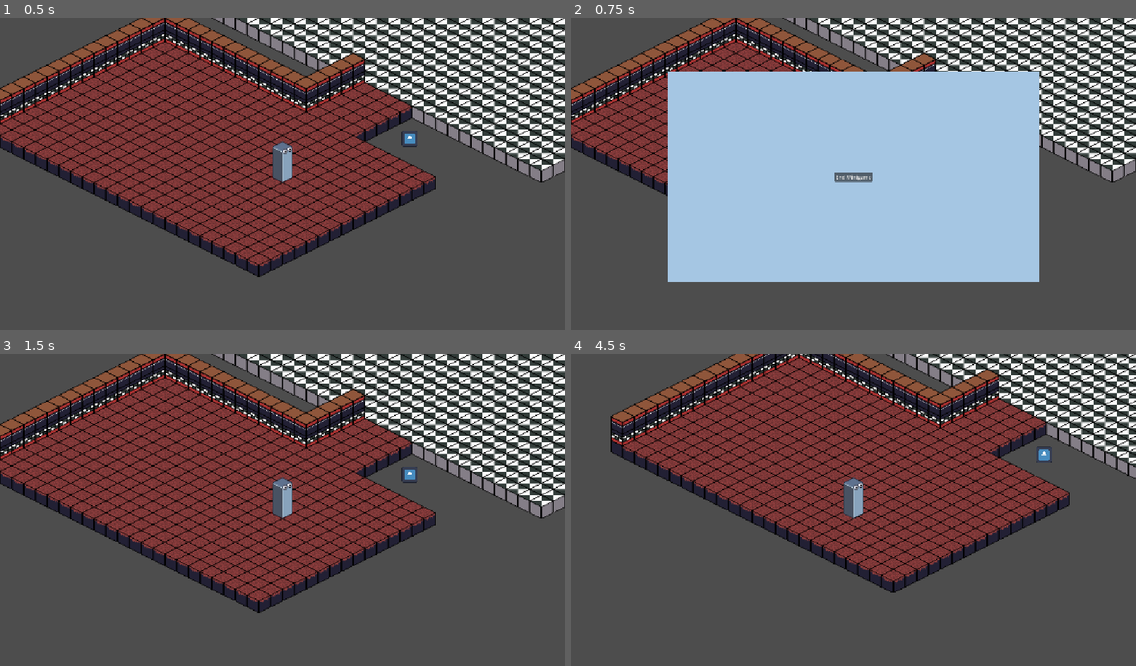
Above: before the commit, frames 1-4 (two rows, left to right).
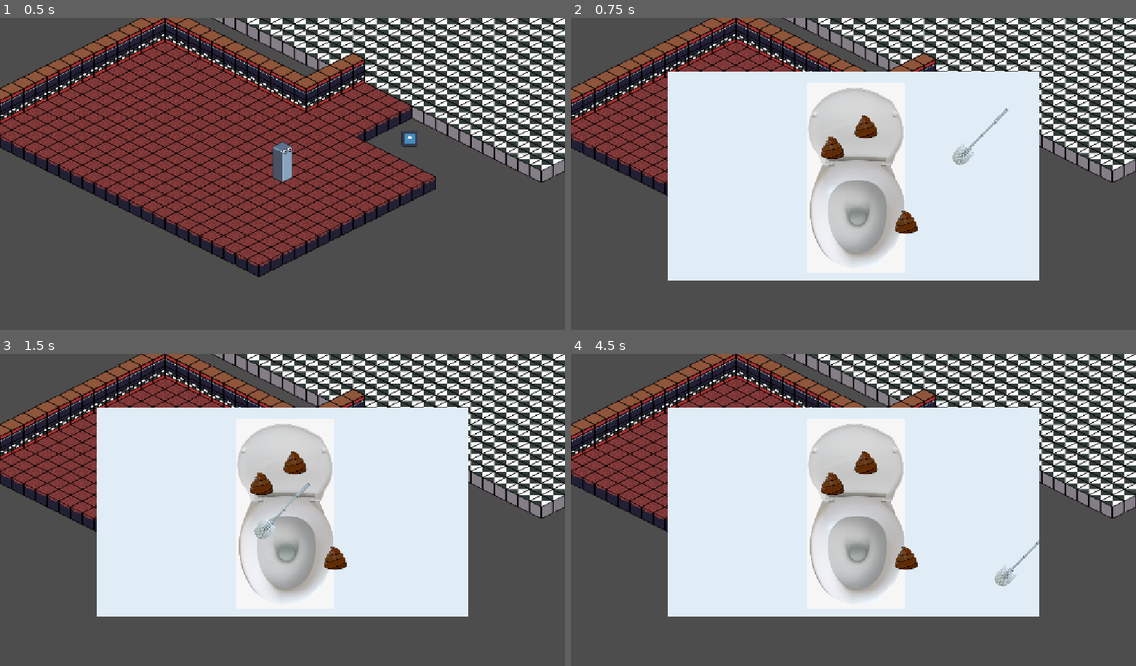
Above: after the commit, the same moments.

Repository: GidoVerhoef/Game-Jam-Vierjaardag
Game: Godot game, scene res://scenes/main.tscn
The game is run twice, just before and just after one commit, with the same random seed, the same clock (stepped at 60 frames per second) and the same inputs. The engine's default icon, where the game draws it, is replaced by a stand-in: a white triangle on a blue panel in a dark square.
Inputs (mouse positions are in pixels of both pictures, inside the frame that each line leads up to):
- Up to frame 1 (0.5 s): no input
- Up to frame 2 (0.75 s): tap Enter at 0.5 s; move the mouse to (983, 139) at 0.52 s; click (983, 139) at 0.67 s
- Up to frame 3 (1.5 s): click (282, 513) at 1.25 s, where only the run before the commit has a clickable "End Minigame"
- Up to frame 4 (4.5 s): tap Space at 2 s; move the mouse to (740, 528) at 2.02 s; click (740, 528) at 2.17 s; move the mouse to (910, 444) at 2.77 s; click (910, 444) at 2.92 s; move the mouse to (825, 575) at 3.52 s; click (825, 575) at 3.67 s; move the mouse to (1023, 559) at 4.27 s; click (1023, 559) at 4.42 s

Frame 1 is identical in both runs. In frame 2, 44% of the frame differs, in the area x 17-83%, y 17-85%; in frame 3, 44%; in frame 4, 65%, in the area x 0-100%, y 0-85%.

Commit message:
Poep minigame
/SHOUT OUT
Dikke SO naar poep

Diff:
--- /dev/null
+++ b/gamejam--verjaardag/scenes/control_brush.gd
@@ -0,0 +1,4 @@
+extends CharacterBody2D
+
+func _physics_process(_delta: float) -> void:
+	global_position = get_global_mouse_position()
--- a/gamejam--verjaardag/scenes/main.tscn
+++ b/gamejam--verjaardag/scenes/main.tscn
@@ -89,7 +89,7 @@
 [node name="Interactable" type="Area2D" parent="Tilemap/Computer" unique_id=738998556]
 position = Vector2(173, -52)
 script = ExtResource("8_jbj1t")
-minigame = "minigame"
+minigame = "wc_minigame"
 
 [node name="CollisionShape2D" type="CollisionShape2D" parent="Tilemap/Computer/Interactable" unique_id=894783597]
 shape = SubResource("RectangleShape2D_krr40")
--- /dev/null
+++ b/gamejam--verjaardag/scenes/poep_en_plas.tscn
@@ -0,0 +1,19 @@
+[gd_scene format=3 uid="uid://deqs0oa68lq5h"]
+
+[ext_resource type="Texture2D" uid="uid://dhhf2oe3ab7qk" path="res://assets/poop.png" id="1_6m1j5"]
+[ext_resource type="Script" uid="uid://bcoqr3dvptwxy" path="res://scripts/minigame_logic/poep.gd" id="1_iu4d1"]
+
+[sub_resource type="CircleShape2D" id="CircleShape2D_r1uh0"]
+radius = 38.63936
+
+[node name="Area2D" type="Area2D" unique_id=1499544018]
+z_index = 1
+script = ExtResource("1_iu4d1")
+
+[node name="Sprite2D" type="Sprite2D" parent="." unique_id=458341378]
+scale = Vector2(0.07, 0.07)
+texture = ExtResource("1_6m1j5")
+
+[node name="CollisionShape2D" type="CollisionShape2D" parent="." unique_id=1017962740]
+position = Vector2(3, 5)
+shape = SubResource("CircleShape2D_r1uh0")
--- /dev/null
+++ b/gamejam--verjaardag/scenes/wc_minigame.tscn
@@ -0,0 +1,54 @@
+[gd_scene format=3 uid="uid://coiih8vgs0hkb"]
+
+[ext_resource type="Script" uid="uid://blnaeduo53hgm" path="res://scripts/minigame_logic/minigame.gd" id="1_c7y21"]
+[ext_resource type="Script" uid="uid://cb0ke5yh05agh" path="res://scenes/control_brush.gd" id="2_lr8be"]
+[ext_resource type="Script" uid="uid://b6lls2fdbuugx" path="res://scripts/minigame_logic/DirtSpawner.gd" id="2_r1uh0"]
+[ext_resource type="Texture2D" uid="uid://ddofd8muf1k8t" path="res://assets/WcBorstel.png" id="3_r1uh0"]
+[ext_resource type="Texture2D" uid="uid://bdhiyx6sehnvs" path="res://assets/toilet.png" id="4_ca1a4"]
+
+[sub_resource type="CircleShape2D" id="CircleShape2D_yf5fn"]
+radius = 68.007355
+
+[node name="Minigame_Example" type="Node2D" unique_id=568703234]
+script = ExtResource("1_c7y21")
+
+[node name="CanvasLayer" type="CanvasLayer" parent="." unique_id=322323245]
+
+[node name="Control" type="Control" parent="CanvasLayer" unique_id=804206698]
+clip_contents = true
+layout_mode = 3
+anchors_preset = 15
+anchor_right = 1.0
+anchor_bottom = 1.0
+grow_horizontal = 2
+grow_vertical = 2
+metadata/_edit_use_anchors_ = true
+
+[node name="Node2D" type="Node2D" parent="CanvasLayer/Control" unique_id=1161162479]
+script = ExtResource("2_r1uh0")
+
+[node name="ColorRect" type="ColorRect" parent="CanvasLayer/Control" unique_id=1567081019]
+layout_mode = 1
+anchors_preset = 15
+anchor_right = 1.0
+anchor_bottom = 1.0
+grow_horizontal = 2
+grow_vertical = 2
+color = Color(0.8787126, 0.9239255, 0.96452373, 1)
+metadata/_edit_use_anchors_ = true
+
+[node name="Toilet" type="Sprite2D" parent="CanvasLayer/Control" unique_id=1465722947]
+position = Vector2(584, 327)
+texture = ExtResource("4_ca1a4")
+
+[node name="CharacterBody2D" type="CharacterBody2D" parent="CanvasLayer/Control" unique_id=1688263835]
+z_index = 1
+scale = Vector2(0.505, 0.505)
+script = ExtResource("2_lr8be")
+
+[node name="CollisionShape2D" type="CollisionShape2D" parent="CanvasLayer/Control/CharacterBody2D" unique_id=590742981]
+position = Vector2(-107, 97)
+shape = SubResource("CircleShape2D_yf5fn")
+
+[node name="Sprite2D" type="Sprite2D" parent="CanvasLayer/Control/CharacterBody2D" unique_id=1401404464]
+texture = ExtResource("3_r1uh0")
--- /dev/null
+++ b/gamejam--verjaardag/scripts/minigame_logic/DirtSpawner.gd
@@ -0,0 +1,41 @@
+extends Node2D
+
+var dirt_scene = preload("res://scenes/poep_en_plas.tscn")
+
+var aantal = 3
+var cleaned = 0
+
+@onready var toilet: Sprite2D = $"../Toilet"
+
+
+func _ready():
+	randomize()
+
+	for i in range(aantal):
+		spawn_dirt()
+
+
+func spawn_dirt():
+	var dirt = dirt_scene.instantiate()
+	add_child(dirt)
+
+	var size = toilet.texture.get_size() * toilet.scale
+
+	var random_offset = Vector2(
+		randf_range(-size.x / 2, size.x / 2),
+		randf_range(-size.y / 2, size.y / 2)
+	)
+
+	print("whats the capital of france? oh oui oui oui it is paris")
+	dirt.global_position = toilet.global_position + random_offset
+
+	dirt.dirt_cleaned.connect(_on_dirt_cleaned)
+
+
+func _on_dirt_cleaned():
+	cleaned += 1
+
+	print("Schoon: ", cleaned, "/", aantal)
+
+	if cleaned >= aantal:
+		print("MINIGAME GEHAALD!")
--- a/gamejam--verjaardag/scripts/minigame_logic/minigame_manager.gd
+++ b/gamejam--verjaardag/scripts/minigame_logic/minigame_manager.gd
@@ -4,7 +4,8 @@
 var minigame_container: Control
 
 @export var minigame_scenes: Dictionary = {
-	"minigame": preload("res://scenes/minigame.tscn")
+	"minigame": preload("res://scenes/minigame.tscn"),
+	"wc_minigame": preload("res://scenes/wc_minigame.tscn")
 }
 
 
--- /dev/null
+++ b/gamejam--verjaardag/scripts/minigame_logic/poep.gd
@@ -0,0 +1,56 @@
+extends Area2D
+
+signal dirt_cleaned
+
+var cleaner_inside := false
+var opacity := 1.0
+var can_clean := true
+
+@export var min_swipe_speed: float = 1000.0
+
+var last_mouse_pos := Vector2.ZERO
+
+@onready var sprite: Sprite2D = $Sprite2D
+
+
+func _ready() -> void:
+	body_entered.connect(_on_body_entered)
+	body_exited.connect(_on_body_exited)
+	last_mouse_pos = get_global_mouse_position()
+
+
+func _on_body_entered(body: Node2D) -> void:
+	if body is CharacterBody2D:
+		cleaner_inside = true
+
+
+func _on_body_exited(body: Node2D) -> void:
+	if body is CharacterBody2D:
+		cleaner_inside = false
+
+
+func _process(delta: float) -> void:
+	var current_pos = get_global_mouse_position()
+
+	if delta > 0:
+		var current_mouse_speed = current_pos.distance_to(last_mouse_pos) / delta
+
+		if cleaner_inside and current_mouse_speed >= min_swipe_speed and can_clean:
+			clean()
+
+	last_mouse_pos = current_pos
+
+
+func clean() -> void:
+	can_clean = false
+
+	opacity -= 0.15
+	sprite.modulate.a = opacity
+
+	if opacity <= 0:
+		dirt_cleaned.emit()
+		queue_free()
+		return
+
+	await get_tree().create_timer(0.05).timeout
+	can_clean = true
Binary file added: gamejam--verjaardag/assets/WcBorstel.png
Not shown, added: gamejam--verjaardag/assets/WcBorstel.png.import
Binary file added: gamejam--verjaardag/assets/poop.png
Not shown, added: gamejam--verjaardag/assets/poop.png.import
Binary file added: gamejam--verjaardag/assets/toilet.png
Not shown, added: gamejam--verjaardag/assets/toilet.png.import
Not shown, added: gamejam--verjaardag/scenes/control_brush.gd.uid
Not shown, added: gamejam--verjaardag/scripts/minigame_logic/DirtSpawner.gd.uid
Not shown, added: gamejam--verjaardag/scripts/minigame_logic/poep.gd.uid
